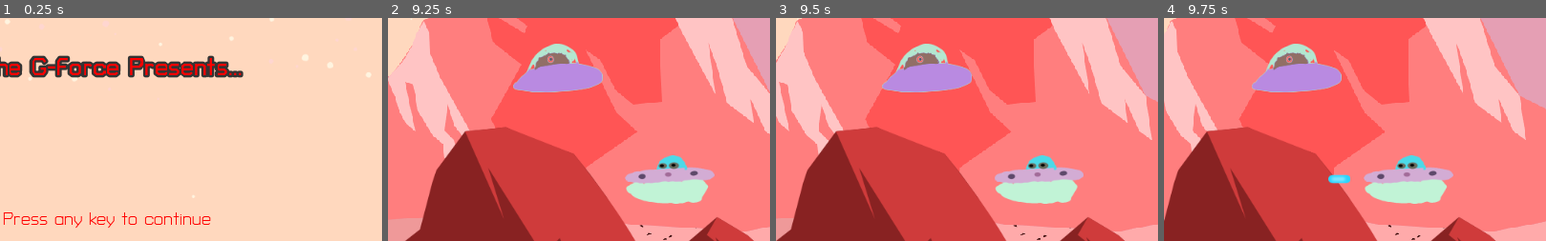
Above: before the commit, frames 1-4 (left to right).
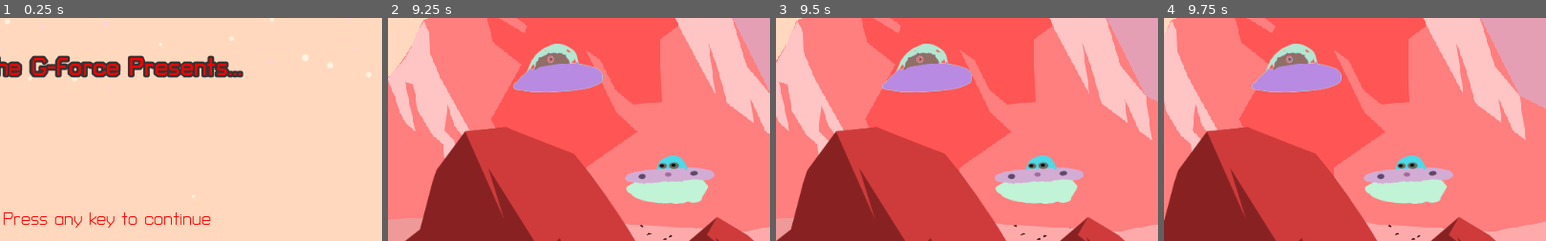
Above: after the commit, the same moments.

Repository: the-g-force/FamJam-January2021
Game: Godot game, scene res://src/SplashScreen.tscn
Same seed, same stepped clock (60 frames per second), same inputs: the game is played once before the commit and once after it.
Inputs (mouse positions are % of the whole screen's width and height, from its top left):
- Up to frame 1 (0.25 s): no input
- Up to frame 2 (9.25 s): tap Enter at 0.5 s; move the mouse to (72, 45) at 0.52 s; hold D (move_right) 0.53-1.25 s; tap Space (fire) at 0.6, 2.1, 2.85, 3.6, 4.35, 5.1, 5.85, 6.6, 7.35, 8.1, 8.85 s; click (72, 45) at 0.67 s; click "Play" at 1.25 s; move the mouse to (30, 55) at 2.02 s; hold S (move_down) 2.03-2.78 s; move the mouse to (60, 28) at 2.77 s; hold D (move_right) 2.78-3.53 s; move the mouse to (45, 70) at 3.52 s; hold W (move_up) 3.53-4.28 s; click (45, 70) at 3.67 s; move the mouse to (80, 65) at 4.27 s; hold A (move_left) 4.28-5.78 s; move the mouse to (20, 35) at 5.02 s; move the mouse to (55, 50) at 5.77 s; hold S (move_down) 5.78-6.53 s; click (55, 50) at 5.92 s; move the mouse to (35, 25) at 6.52 s; hold D (move_right) 6.53-7.28 s; move the mouse to (72, 45) at 7.27 s; hold W (move_up) 7.28-8.03 s; move the mouse to (30, 55) at 8.02 s; hold D (move_right) 8.03-8.78 s; click (30, 55) at 8.17 s; move the mouse to (60, 28) at 8.77 s; hold S (move_down) from 8.78 s (still down)
- Up to frame 3 (9.5 s): keep holding S (move_down)
- Up to frame 4 (9.75 s): move the mouse to (45, 70) at 9.52 s; release S (move_down) at 9.53 s; hold A (move_left) from 9.53 s (still down); tap Space (fire) at 9.6 s
The pictures show only the part of the screen within x 35-85%, y 39-89%; the shares and areas given below are measured in that part.

Frames 1-3 are identical in both runs. In frame 4, 0.2% of the frame differs, in the area x 43-49%, y 70-75%.

Commit message:
Fix making waves stop coming when duck dies

Diff:
--- a/project/src/Alien.gd
+++ b/project/src/Alien.gd
@@ -42,10 +42,11 @@
 
 
 func _on_Timer_timeout():
-	var bullet:Node2D = _AlienBullet.instance()
-	bullet.position = get_global_transform().origin
-	get_parent().add_child(bullet)
-	_shoot_sound.play()
+	if not Global.duck_is_dead:
+		var bullet:Node2D = _AlienBullet.instance()
+		bullet.position = get_global_transform().origin
+		get_parent().add_child(bullet)
+		_shoot_sound.play()
 
 
 func _on_VisibilityNotifier2D_screen_exited():
--- a/project/src/Alien.tscn
+++ b/project/src/Alien.tscn
@@ -21,9 +21,9 @@
 "name": "5",
 "speed": 5.0
 }, {
-"frames": [ ExtResource( 4 ) ],
+"frames": [ ExtResource( 3 ) ],
 "loop": true,
-"name": "2",
+"name": "1",
 "speed": 5.0
 }, {
 "frames": [ ExtResource( 6 ) ],
@@ -31,24 +31,24 @@
 "name": "4",
 "speed": 5.0
 }, {
-"frames": [ ExtResource( 8 ) ],
-"loop": true,
-"name": "6",
-"speed": 5.0
-}, {
 "frames": [ ExtResource( 2 ) ],
 "loop": true,
 "name": "0",
 "speed": 5.0
 }, {
-"frames": [ ExtResource( 3 ) ],
+"frames": [ ExtResource( 4 ) ],
 "loop": true,
-"name": "1",
+"name": "2",
 "speed": 5.0
 }, {
 "frames": [ ExtResource( 5 ) ],
 "loop": true,
 "name": "3",
+"speed": 5.0
+}, {
+"frames": [ ExtResource( 8 ) ],
+"loop": true,
+"name": "6",
 "speed": 5.0
 } ]
 
@@ -64,7 +64,6 @@
 shape = SubResource( 1 )
 
 [node name="Timer" type="Timer" parent="."]
-autostart = true
 
 [node name="VisibilityNotifier2D" type="VisibilityNotifier2D" parent="."]
 position = Vector2( 61.1159, 3.06761 )
@@ -79,5 +78,4 @@
 [node name="ShootSound" type="AudioStreamPlayer" parent="."]
 stream = ExtResource( 9 )
 [connection signal="timeout" from="Timer" to="." method="_on_Timer_timeout"]
-[connection signal="tree_entered" from="Timer" to="." method="_on_Timer_tree_entered"]
 [connection signal="screen_exited" from="VisibilityNotifier2D" to="." method="_on_VisibilityNotifier2D_screen_exited"]
--- a/project/src/DeathControl.gd
+++ b/project/src/DeathControl.gd
@@ -2,12 +2,10 @@
 
 
 func _on_MenuButton_pressed():
-	get_tree().paused = false
 	Global.play_button_sound()
 	var _ignored := get_tree().change_scene("res://src/MenuScene.tscn")
 
 
 func _on_PlayAgainButton_pressed():
-	get_tree().paused = false
 	Global.play_button_sound()
 	var _ignored := get_tree().change_scene("res://src/Level.tscn")
--- a/project/src/Duck.gd
+++ b/project/src/Duck.gd
@@ -66,4 +66,5 @@
 
 func damage():
 	_exploding = true
+	Global.duck_is_dead = true
 	$CollisionShape2D.set_deferred("disabled", true)
--- a/project/src/Global.tscn
+++ b/project/src/Global.tscn
@@ -4,6 +4,8 @@
 
 [sub_resource type="GDScript" id=1]
 script/source = "extends Node
+
+var duck_is_dead := false
 
 onready var _button_sound := $ButtonSound
 
--- a/project/src/Level.gd
+++ b/project/src/Level.gd
@@ -22,13 +22,7 @@
 	$HUD/Label.text = "Score: "+str(score)
 
 
-func _on_Alien_destroyed(_alien:Object):
-	print("Alien was destroyed, get some points")
-	score += 1
-
-
 func _on_Duck_death_complete():
-	get_tree().paused = true
 	_death_control.visible = true
 
 
@@ -41,10 +35,11 @@
 
 
 func _on_Spawner_new_wave(wave:int):
-	$HUD/WaveLabel.visible = true
-	$HUD/WaveLabel.text = "WAVE "+str(wave)
-	yield(get_tree().create_timer(2), "timeout")
-	$HUD/WaveLabel.visible = false
+	if not Global.duck_is_dead:
+		$HUD/WaveLabel.visible = true
+		$HUD/WaveLabel.text = "WAVE "+str(wave)
+		yield(get_tree().create_timer(2), "timeout")
+		$HUD/WaveLabel.visible = false
 
 
 func _on_Spawner_wave_over():
--- a/project/src/Spawner.gd
+++ b/project/src/Spawner.gd
@@ -20,6 +20,7 @@
 	$Timer.start(_time_between_waves)
 	screensize = get_viewport_rect().size
 	$PreliminaryTimer.start()
+	print(str(Global.duck_is_dead))
 
 
 func _new_wave():
@@ -30,13 +31,14 @@
 		groups.append(wave)
 		_enemies_in_wave += wave.size()
 	for wave in groups:
-		for point in wave:
-			var alien := _Alien.instance()
-			alien.position.y = point.y
-			alien.position.x = screensize.x+point.x
-			var _error = alien.connect("destroyed", self, "_alien_destroyed")
-			_error = alien.connect("went_off_screen", self, "_alien_off_screen")
-			emit_signal("alien_created", alien)
+		if not Global.duck_is_dead:
+			for point in wave:
+				var alien := _Alien.instance()
+				alien.position.y = point.y
+				alien.position.x = screensize.x+point.x
+				var _error = alien.connect("destroyed", self, "_alien_destroyed")
+				_error = alien.connect("went_off_screen", self, "_alien_off_screen")
+				emit_signal("alien_created", alien)
 		yield(get_tree().create_timer(4), "timeout")
 	_wave_size += 1
 
